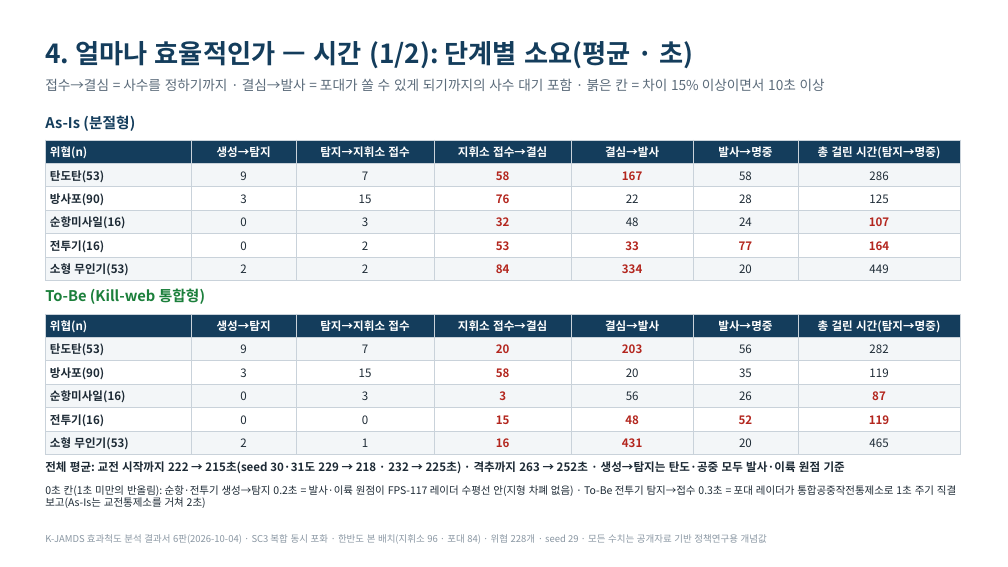
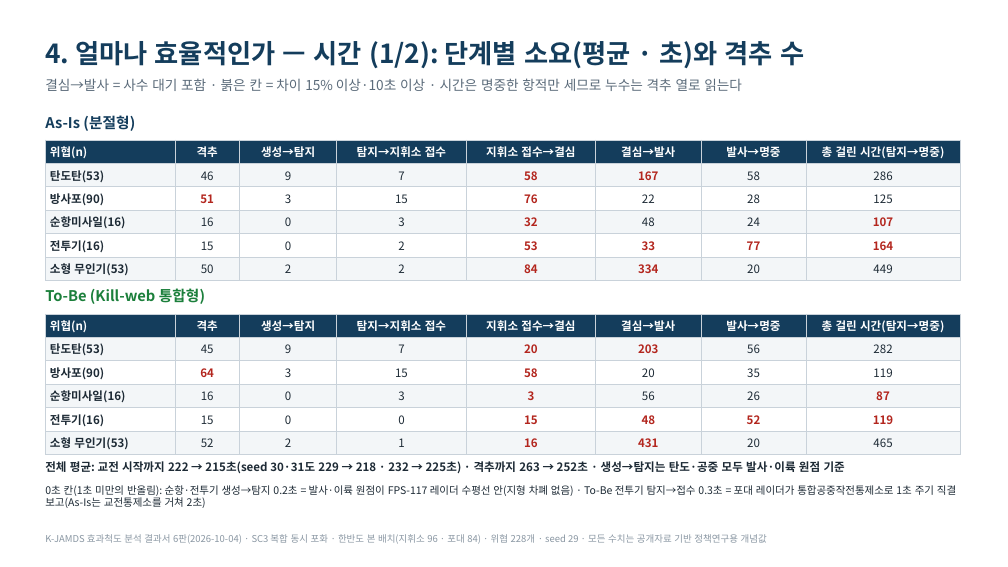
Before and after one commit to DaehyunY00/Air_Defense, a slide deck: slide 6 of K-JAMDS_효과척도_발표정리본.pptx. Drawn at 1008x567 pixels with LibreOffice and Linux fonts; fonts in the diff are those of the drawing. Boxes give left, top, right and bottom in pixels: in the first picture for what was removed or moved away, otherwise in the second. Text is boxed around its words. In the diff, an @@ line names an element or a change of style, - is before the commit and + after.

```diff
--- a/K-JAMDS_효과척도_발표정리본.pptx
+++ b/K-JAMDS_효과척도_발표정리본.pptx
@@ text at (x1=45, y1=41, x2=804, y2=68): text changed @@
-4. 얼마나 효율적인가 — 시간 (1/2): 단계별 소요(평균 · 초)
+4. 얼마나 효율적인가 — 시간 (1/2): 단계별 소요(평균 · 초)와 격추 수
@@ text at (x1=45, y1=78, x2=742, y2=91): text changed @@
-접수→결심 = 사수를 정하기까지 · 결심→발사 = 포대가 쏠 수 있게 되기까지의 사수 대기 포함 · 붉은 칸 = 차이 15% 이상이면서 10초 이상
+결심→발사 = 사수 대기 포함 · 붉은 칸 = 차이 15% 이상·10초 이상 · 시간은 명중한 항적만 세므로 누수는 격추 열로 읽는다
@@ table at (x1=45, y1=140, x2=959, y2=281) @@
+column 2: 격추 | 46 | 51 | 16 | 15 | 50
@@ table at (x1=45, y1=314, x2=959, y2=454) @@
+column 2: 격추 | 45 | 64 | 16 | 15 | 52
```
Also in this commit, not shown: 1 other slide changed, 6 other files.
